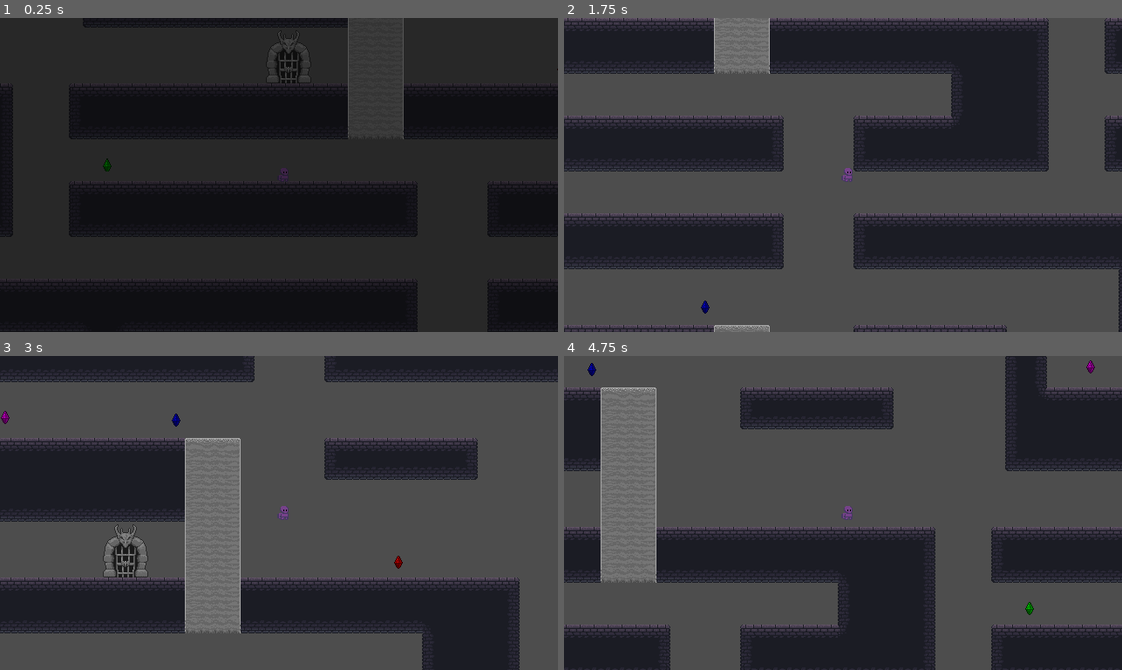
Above: before the commit, frames 1-4 (two rows, left to right).
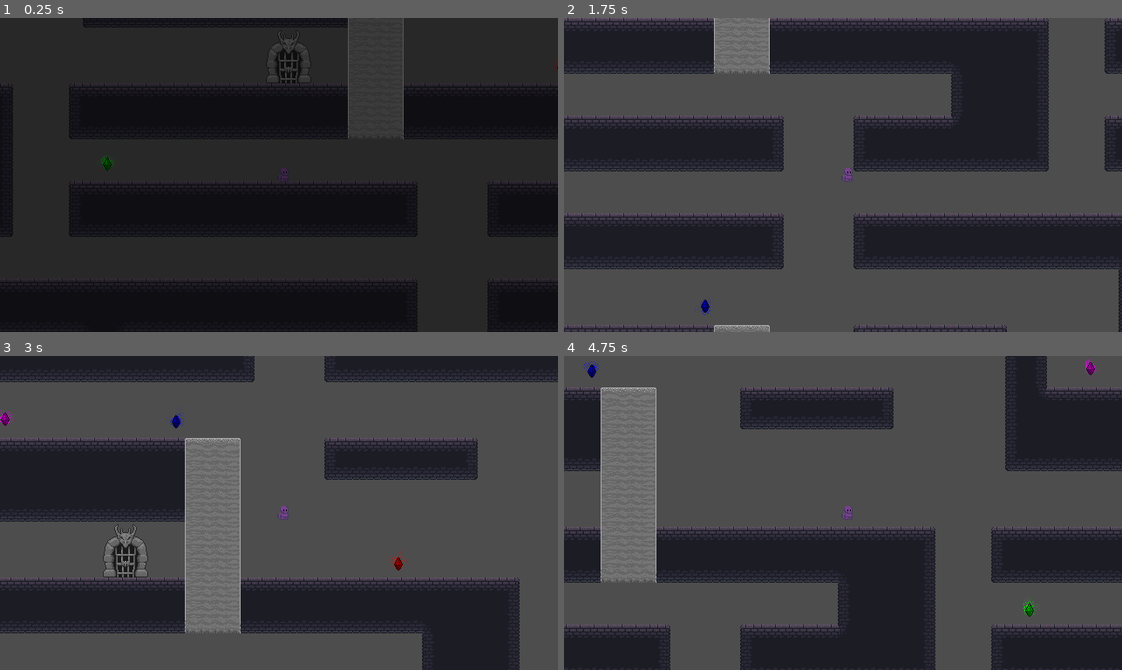
Above: after the commit, the same moments.

Repository: MatthewBL/Gates-and-Gems
Game: Godot game, scene res://scenes/level_manager/level_manager.tscn
Same seed, same stepped clock (60 frames per second), same inputs: the game is played once before the commit and once after it.
Inputs:
- Up to frame 1 (0.25 s): no input
- Up to frame 2 (1.75 s): hold D (ui_right) from 0.53 s (still down); tap E (interact) at 0.6, 1.35 s; tap Space (ui_accept) at 0.77, 1.52 s
- Up to frame 3 (3 s): release D (ui_right) at 2.03 s; hold A (ui_left) 2.03-2.78 s; tap E (interact) at 2.1, 2.85 s; hold D (ui_right) from 2.78 s (still down)
- Up to frame 4 (4.75 s): tap Space (ui_accept) at 3.02, 3.77, 4.52 s; tap E (interact) at 3.6, 4.35 s; release D (ui_right) at 4.28 s; hold A (ui_left) from 4.28 s (still down)

The runs differ from the first frame. In frame 1, less than 0.1% of the frame differs, in the area x 17-100%, y 13-49%; in frame 2, less than 0.1%; in frame 3, 0.2%; in frame 4, 0.2%, in the area x 3-96%, y 1-84%.

Commit message:
Add idle animation and particles to gems

Diff:
--- a/scenes/gem.gd
+++ b/scenes/gem.gd
@@ -14,4 +14,5 @@
 
 func _on_body_entered(body: Node2D) -> void:
 	if body is PlayerMovement:
+		create_tween().tween_property(self, "global_scale", Vector2(0.5, 0.5), 0.25)
 		on_collected.emit(self)
--- a/scenes/gem.tscn
+++ b/scenes/gem.tscn
@@ -1,13 +1,107 @@
 [gd_scene format=3 uid="uid://brfp15carawpf"]
 
 [ext_resource type="Script" uid="uid://e4xt6ietkd6" path="res://scenes/gem.gd" id="1_mpwtx"]
+[ext_resource type="Texture2D" uid="uid://hek26ao6x0mh" path="res://Assets/Escenario/Elementos/shine.png" id="2_bhq7q"]
 [ext_resource type="Texture2D" uid="uid://3tqq7dmhxs6t" path="res://Assets/Escenario/Elementos/gema.png" id="2_mpwtx"]
+
+[sub_resource type="Curve" id="Curve_nv4qe"]
+_data = [Vector2(0, 1), 0.0, -1.5367883, 0, 0, Vector2(1, 0), 0.0, 0.0, 0, 0]
+point_count = 2
+
+[sub_resource type="CurveTexture" id="CurveTexture_7gj2l"]
+curve = SubResource("Curve_nv4qe")
+
+[sub_resource type="Curve" id="Curve_rj4j3"]
+_limits = [0.0, 3.0, 0.0, 1.0]
+_data = [Vector2(0, 3), 0.0, 0.0, 0, 0, Vector2(1, 3), 0.0, 0.0, 0, 0]
+point_count = 2
+
+[sub_resource type="CurveTexture" id="CurveTexture_bhq7q"]
+curve = SubResource("Curve_rj4j3")
+
+[sub_resource type="ParticleProcessMaterial" id="ParticleProcessMaterial_kpgvn"]
+particle_flag_disable_z = true
+spread = 180.0
+initial_velocity_min = 5.0
+initial_velocity_max = 12.0
+gravity = Vector3(0, 0, 0)
+alpha_curve = SubResource("CurveTexture_7gj2l")
+emission_curve = SubResource("CurveTexture_bhq7q")
 
 [sub_resource type="RectangleShape2D" id="RectangleShape2D_twkdg"]
 size = Vector2(14.000002, 29)
 
+[sub_resource type="Animation" id="Animation_rj4j3"]
+length = 0.001
+tracks/0/type = "value"
+tracks/0/imported = false
+tracks/0/enabled = true
+tracks/0/path = NodePath("Sprite2D:position")
+tracks/0/interp = 1
+tracks/0/loop_wrap = true
+tracks/0/keys = {
+"times": PackedFloat32Array(0),
+"transitions": PackedFloat32Array(1),
+"update": 0,
+"values": [Vector2(0, 0)]
+}
+tracks/1/type = "value"
+tracks/1/imported = false
+tracks/1/enabled = true
+tracks/1/path = NodePath("GPUParticles2D:position")
+tracks/1/interp = 1
+tracks/1/loop_wrap = true
+tracks/1/keys = {
+"times": PackedFloat32Array(0),
+"transitions": PackedFloat32Array(1),
+"update": 0,
+"values": [Vector2(0, 0)]
+}
+
+[sub_resource type="Animation" id="Animation_bhq7q"]
+resource_name = "idle"
+loop_mode = 2
+tracks/0/type = "value"
+tracks/0/imported = false
+tracks/0/enabled = true
+tracks/0/path = NodePath("Sprite2D:position")
+tracks/0/interp = 2
+tracks/0/loop_wrap = true
+tracks/0/keys = {
+"times": PackedFloat32Array(0, 1),
+"transitions": PackedFloat32Array(1, 1),
+"update": 0,
+"values": [Vector2(0, -2), Vector2(0, 2)]
+}
+tracks/1/type = "value"
+tracks/1/imported = false
+tracks/1/enabled = true
+tracks/1/path = NodePath("GPUParticles2D:position")
+tracks/1/interp = 2
+tracks/1/loop_wrap = true
+tracks/1/keys = {
+"times": PackedFloat32Array(0, 1),
+"transitions": PackedFloat32Array(1, 1),
+"update": 0,
+"values": [Vector2(0, -2), Vector2(0, 2)]
+}
+
+[sub_resource type="AnimationLibrary" id="AnimationLibrary_rj4j3"]
+_data = {
+&"RESET": SubResource("Animation_rj4j3"),
+&"idle": SubResource("Animation_bhq7q")
+}
+
 [node name="Gem" type="Area2D" unique_id=82949541 groups=["Gem"]]
 script = ExtResource("1_mpwtx")
+
+[node name="GPUParticles2D" type="GPUParticles2D" parent="." unique_id=2114408036]
+amount = 16
+texture = ExtResource("2_bhq7q")
+lifetime = 1.2
+preprocess = 2.0
+randomness = 1.0
+process_material = SubResource("ParticleProcessMaterial_kpgvn")
 
 [node name="Sprite2D" type="Sprite2D" parent="." unique_id=172014522]
 texture = ExtResource("2_mpwtx")
@@ -17,4 +111,8 @@
 scale = Vector2(0.99999994, 1)
 shape = SubResource("RectangleShape2D_twkdg")
 
+[node name="AnimationPlayer" type="AnimationPlayer" parent="." unique_id=595911978]
+libraries/ = SubResource("AnimationLibrary_rj4j3")
+autoplay = &"idle"
+
 [connection signal="body_entered" from="." to="." method="_on_body_entered"]
--- a/scenes/level_manager/level_manager.gd
+++ b/scenes/level_manager/level_manager.gd
@@ -69,13 +69,6 @@
 
 
 func on_next_level() -> void:
-	player.allow_movement = false
-	player.velocity.x = 0
-	fade_in_out.fadeOut()
-	await get_tree().create_timer(1).timeout
 	for level: Node in level_container.get_children():
 		level.queue_free()
 	load_level.call_deferred(current_level_index + 1)
-	await get_tree().create_timer(0.1).timeout
-	fade_in_out.fadeIn()
-	player.allow_movement = true
Binary file added: Assets/Escenario/Elementos/shine.png
Not shown, added: Assets/Escenario/Elementos/shine.png.import
